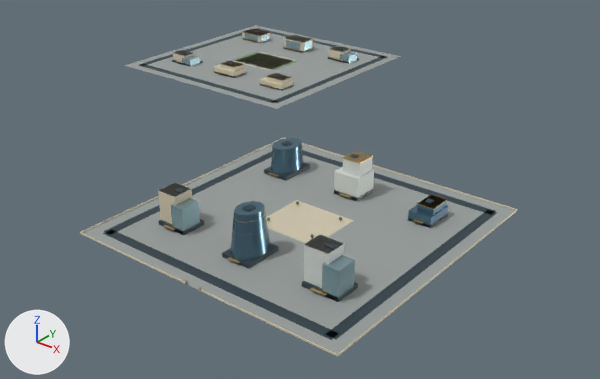
One commit to the glTF model web/public/assets/3d/ampliworld/GC-CITY-2030/GC-TILE-16-08.glb: the scene before it, then after it.
Rendered twice from a 50 mm camera at (6706.0, 6162.0, 427.0) aimed at (6054.0, 6977.0, -79.0). Arrows for +X, +Y and +Z are at lower left; the lights stay in place. The first picture is the older version. Where no turn or scale is listed for an object, it has been applied to the vertices. Vertices at exactly the same position are counted once.

In view in the first picture: 'GC-TILE-16-08-blue', 'GC-TILE-16-08-dark', 'GC-TILE-16-08-glass', 'GC-TILE-16-08-gold', 'GC-TILE-16-08-ivory', 'GC-TILE-16-08-leaf', 'GC-TILE-16-08-paving', 'GC-TILE-16-08-white' and 1 more.
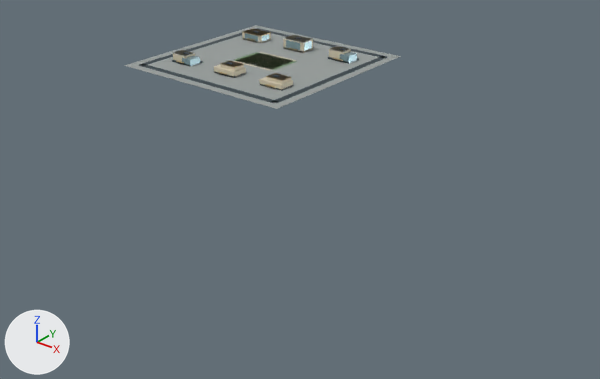
Where the change shows, as pixel boxes (x1, y1, x2, y2) in the pictures (600 x 379 px):
'GC-TILE-16-08-paving', reshaped (36% narrower, 74% shorter): before (84, 25, 515, 354); after (124, 25, 401, 109)
'GC-TILE-16-08-dark', reshaped (37% narrower, 76% shorter): before (103, 28, 497, 340); after (139, 28, 387, 103)
'GC-TILE-16-08-ivory', reshaped (59% narrower, 81% shorter): before (80, 29, 518, 357); after (173, 29, 351, 89)
'GC-TILE-16-08-blue', deleted: before (231, 138, 449, 260)
'GC-TILE-16-08-white', reshaped (18% narrower, 86% shorter): before (158, 35, 374, 288); after (174, 35, 350, 70)
'GC-TILE-16-08-glass', reshaped (87% shorter): before (171, 33, 357, 302); after (182, 33, 357, 66)
'GC-TILE-16-08-gold', reshaped (41% narrower, 78% shorter): before (164, 29, 447, 296); after (176, 29, 342, 87)
'GC-TILE-16-08-leaf', deleted: before (267, 201, 342, 238)
part 1 of me_mesh_0, deleted: before (84, 144, 515, 354)
part 2 of me_mesh_1, deleted: before (103, 141, 497, 340)
part 3 of me_mesh_2, deleted: before (80, 137, 518, 357)
part 4 of me_mesh_3, deleted: before (164, 151, 447, 296)
part 5 of me_mesh_4, deleted: before (171, 198, 200, 235)
part 6 of me_mesh_4, deleted: before (322, 255, 355, 302)
part 7 of me_mesh_5, deleted: before (158, 183, 191, 197)
part 8 of me_mesh_5, deleted: before (304, 235, 344, 288)
part 9 of me_mesh_5, deleted: before (334, 167, 374, 200)
part 10 of me_mesh_5, deleted: before (303, 234, 345, 255)
part 11 of me_mesh_5, deleted: before (343, 151, 372, 177)

Patch to the scene script:
```diff
--- a/web/public/assets/3d/ampliworld/GC-CITY-2030/GC-TILE-16-08.glb.py
+++ b/web/public/assets/3d/ampliworld/GC-CITY-2030/GC-TILE-16-08.glb.py
@@ me_mesh_0 @@
-me_mesh_0.from_pydata(...)  # 16 vertices, 24 faces; spans x 5621.0..6379.0, y 6621.0..7379.0, z 0.0
+me_mesh_0.from_pydata(...)  # 8 vertices, 12 faces; spans x 5621.0..5959.0, y 7041.0..7379.0, z 0.0
+# me_mesh_0 part 1: the loose piece of 8 vertices spanning x 6041.0..6379.0, y 6621.0..6959.0, z 0.0 is deleted
 me_mesh_0.materials.append(mat_paving)
@@ me_mesh_1 @@
-me_mesh_1.from_pydata(...)  # 256 vertices, 384 faces; spans x 5636.0..6364.0, y 6636.0..7364.0, z 0.0..54.0
+me_mesh_1.from_pydata(...)  # 128 vertices, 192 faces; spans x 5636.0..5944.0, y 7056.0..7364.0, z 0.0..21.0
+# me_mesh_1 part 2: 16 loose pieces with 128 vertices, spanning x 6056.0..6364.0, y 6636.0..6944.0, z 0.0..54.0, are deleted
 me_mesh_1.materials.append(mat_dark)
@@ me_mesh_2 @@
-me_mesh_2.from_pydata(...)  # 128 vertices, 192 faces; spans x 5668.0..6380.0, y 6620.0..7316.0, z 0.0..40.0
+me_mesh_2.from_pydata(...)  # 72 vertices, 108 faces; spans x 5668.0..5912.0, y 7108.0..7316.0, z 0.0..20.0
+# me_mesh_2 part 3: 7 loose pieces with 56 vertices, spanning x 6040.0..6380.0, y 6620.0..6960.0, z 0.0..40.0, are deleted
 me_mesh_2.materials.append(mat_ivory)
@@ me_mesh_3 @@
-me_mesh_3.from_pydata(...)  # 284 vertices, 468 faces; spans x 5667.0..6323.0, y 6620.0..7317.0, z 0.0..46.0
+me_mesh_3.from_pydata(...)  # 72 vertices, 108 faces; spans x 5667.0..5911.0, y 7104.0..7317.0, z 4.0..17.0
+# me_mesh_3 part 4: 16 loose pieces with 212 vertices, spanning x 6095.0..6323.0, y 6620.0..6904.0, z 0.0..46.0, are deleted
 me_mesh_3.materials.append(mat_gold)
@@ me_mesh_4 @@
-me_mesh_4.from_pydata(...)  # 96 vertices, 144 faces; spans x 5667.0..6331.0, y 6687.0..7317.0, z 0.0..34.0
+me_mesh_4.from_pydata(...)  # 80 vertices, 120 faces; spans x 5667.0..5912.0, y 7108.0..7317.0, z 0.0..17.0
+# me_mesh_4 part 5: the loose piece of 8 vertices spanning x 6112.0..6129.0, y 6687.0..6711.0, z 0.0..31.0 is deleted
+# me_mesh_4 part 6: the loose piece of 8 vertices spanning x 6313.0..6331.0, y 6687.0..6711.0, z 0.0..34.0 is deleted
 me_mesh_4.materials.append(mat_glass)
@@ me_mesh_5 @@
-me_mesh_5.from_pydata(...)  # 152 vertices, 228 faces; spans x 5667.0..6317.0, y 6689.0..7317.0, z 0.0..46.0
+me_mesh_5.from_pydata(...)  # 112 vertices, 168 faces; spans x 5667.0..5897.0, y 7110.0..7317.0, z 0.0..20.0
+# me_mesh_5 part 7: the loose piece of 8 vertices spanning x 6091.0..6116.0, y 6689.0..6715.0, z 40.0 is deleted
+# me_mesh_5 part 8: the loose piece of 8 vertices spanning x 6289.0..6317.0, y 6690.0..6714.0, z 0.0..45.0 is deleted
+# me_mesh_5 part 9: the loose piece of 8 vertices spanning x 6193.0..6227.0, y 6866.0..6898.0, z 0.0..29.0 is deleted
+# me_mesh_5 part 10: the loose piece of 8 vertices spanning x 6288.0..6317.0, y 6689.0..6715.0, z 44.0..45.0 is deleted
+# me_mesh_5 part 11: the loose piece of 8 vertices spanning x 6201.0..6225.0, y 6872.0..6896.0, z 29.0..46.0 is deleted
 me_mesh_5.materials.append(mat_white)
@@ ob_gc_tile_16_08_leaf @@
-ob_gc_tile_16_08_leaf = bpy.data.objects.new('GC-TILE-16-08-leaf', me_mesh_8)
@@ ob_gc_tile_16_08_blue @@
-ob_gc_tile_16_08_blue = bpy.data.objects.new('GC-TILE-16-08-blue', me_mesh_9)
```
